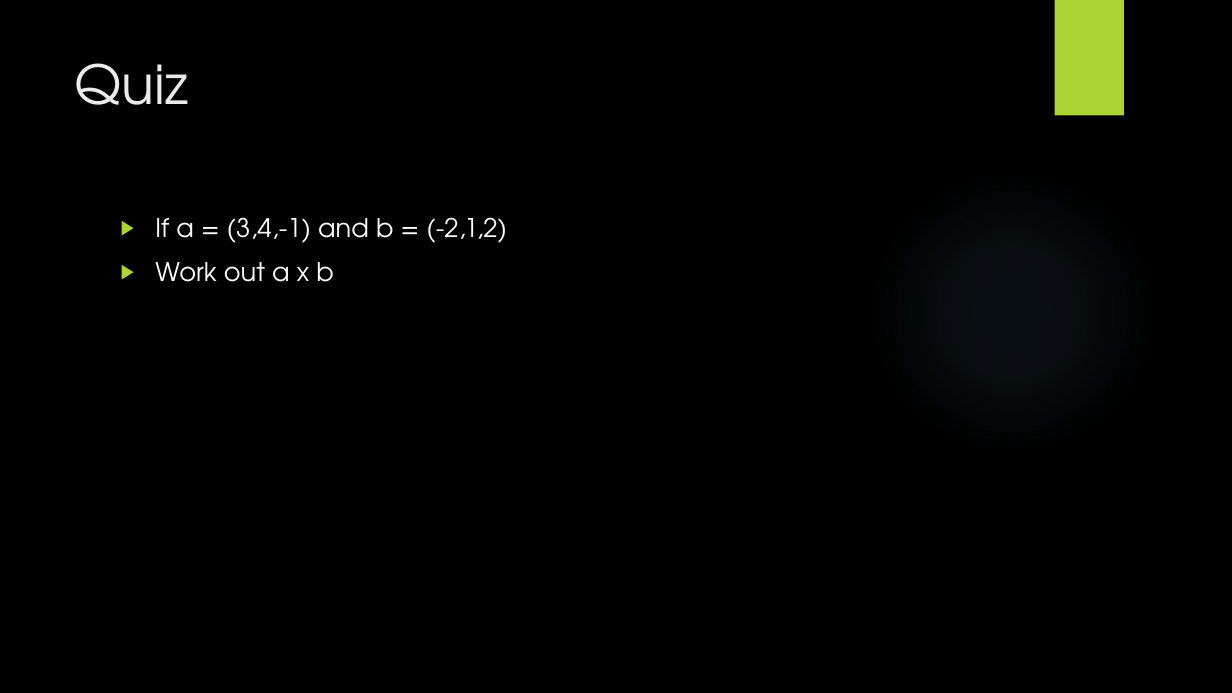
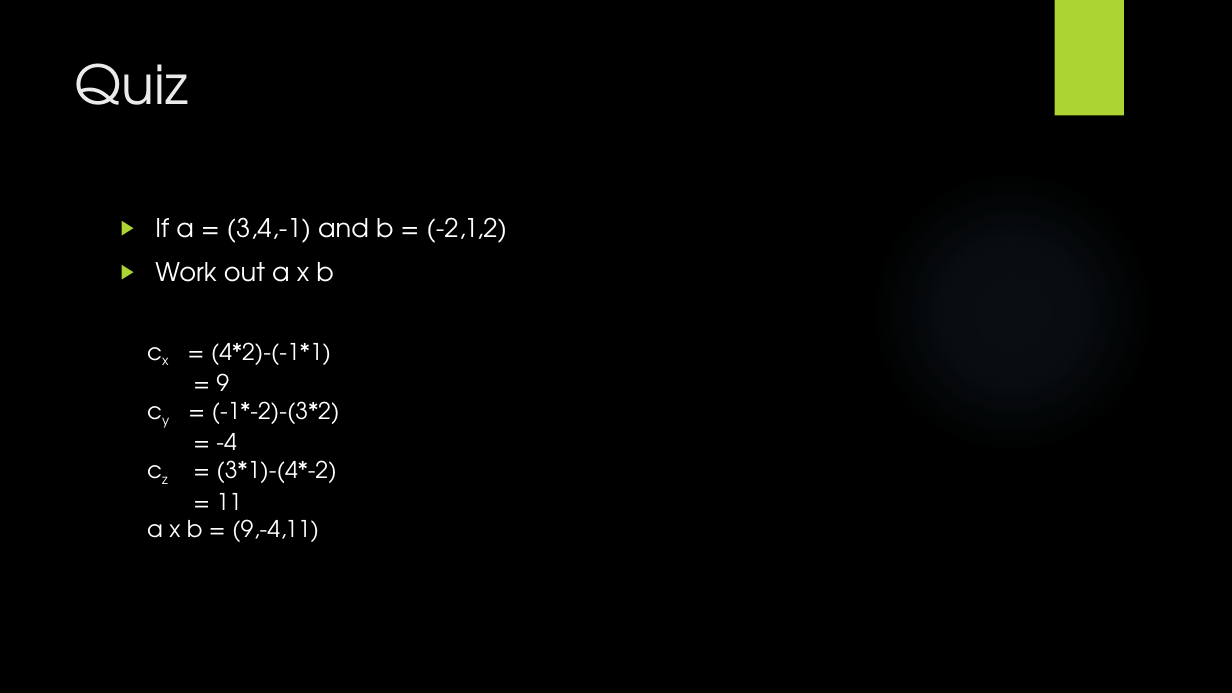
Before and after one commit to chiayiquan/year_3_sem_1, a slide deck: slide 24 of 3D graphics/SIM/lesson 1/Workshop1.pptx. Drawn at 1232x693 pixels with LibreOffice and Linux fonts; fonts in the diff are those of the drawing; background and template pictures are left out. Boxes give left, top, right and bottom in pixels: in the first picture for what was removed or moved away, otherwise in the second. Text is boxed around its words. In the diff, an @@ line names an element or a change of style, - is before the commit and + after.

```diff
--- a/3D graphics/SIM/lesson 1/Workshop1.pptx
+++ b/3D graphics/SIM/lesson 1/Workshop1.pptx
@@ text added at box(147, 342, 340, 542), 18 pt, text #FFFFFF @@
+cx = (4*2)-(-1*1)
+= 9
+cy = (-1*-2)-(3*2)
+= -4
+cz = (3*1)-(4*-2)
+= 11
+a x b = (9,-4,11)
```
Also in this commit, not shown: 6 other slides changed, 14 other files.
